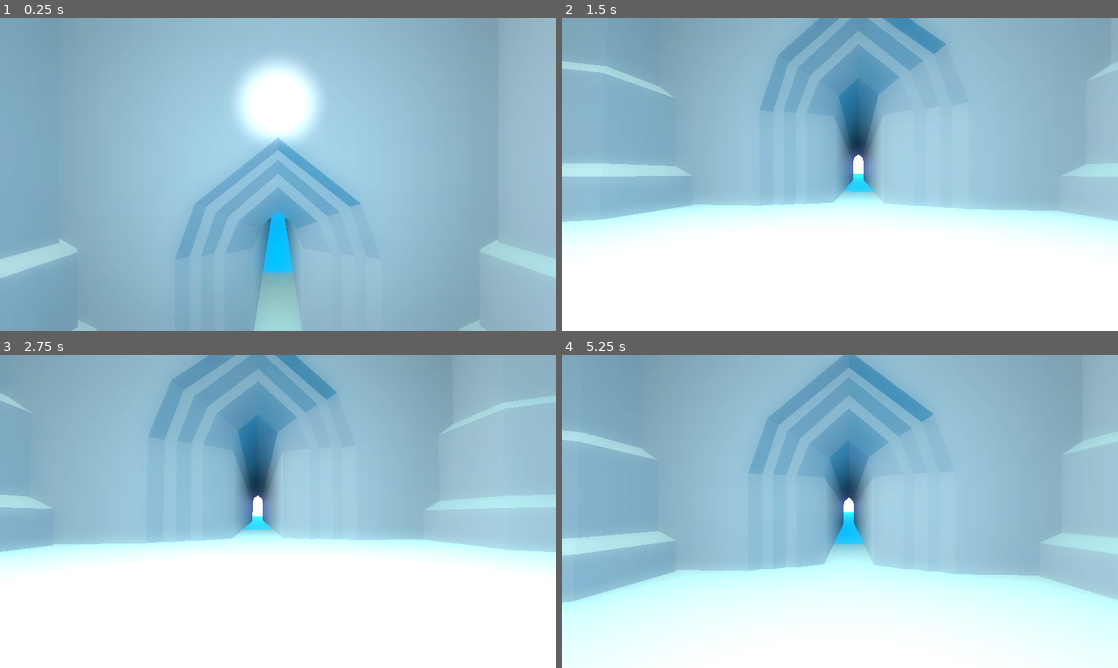
Above: before the commit, frames 1-4 (two rows, left to right).
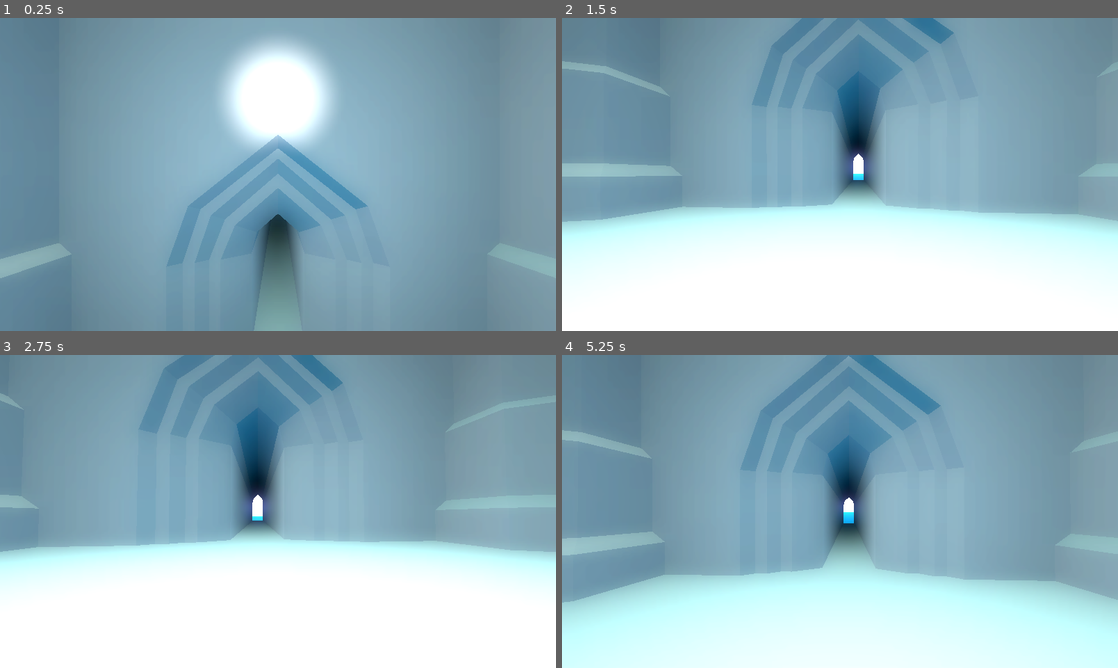
Above: after the commit, the same moments.

Repository: init-Sense/octant
Game: Godot game, scene res://scenes/level/octagon.tscn
The game is run twice, just before and just after one commit, with the same random seed, the same clock (stepped at 60 frames per second) and the same inputs. A sky picture missing from this copy of the repository is replaced by a grey-blue gradient.
Inputs (mouse positions are in pixels of both pictures, inside the frame that each line leads up to):
- Up to frame 1 (0.25 s): no input
- Up to frame 2 (1.5 s): move the mouse to (867, 174) at 0.52 s; hold Q (debug_crouch_up) from 0.53 s (still down); tap Shift (sprint) at 0.6, 1.35 s; tap Space (jump) at 0.77 s; move the mouse to (812, 174) at 1.27 s
- Up to frame 3 (2.75 s): keep holding Q (debug_crouch_up); tap Space (jump) at 1.52 s; move the mouse to (289, 505) at 2.02 s; tap Shift (sprint) at 2.1 s
- Up to frame 4 (5.25 s): keep holding Q (debug_crouch_up); move the mouse to (834, 517) at 2.77 s; tap Shift (sprint) every 0.75 s from 2.85 to 5.1 s; tap Space (jump) at 3.02, 3.77, 4.52 s; move the mouse to (878, 514) at 3.52 s; move the mouse to (795, 508) at 4.27 s; move the mouse to (845, 511) at 5.02 s

The runs differ from the first frame. In frame 1, 91% of the frame differs, in the area x 0-100%, y 0-100%; in frame 2, 67%; in frame 3, 63%; in frame 4, 86%.

Commit message:
feature: added pool

Diff:
--- a/scenes/level/hub.tscn
+++ b/scenes/level/hub.tscn
@@ -3,9 +3,9 @@
 [ext_resource type="PackedScene" uid="uid://ccwt6ib0jvshx" path="res://scenes/level/wall.tscn" id="1_mm148"]
 [ext_resource type="PackedScene" uid="uid://bey8gsrtmdss2" path="res://assets/models/hub_floor.glb" id="3_bu1ib"]
 [ext_resource type="PackedScene" uid="uid://jju1c84c67ya" path="res://scenes/level/column_inner.tscn" id="3_yuyl5"]
-[ext_resource type="PackedScene" uid="uid://d3qwaybrnw64d" path="res://assets/models/rock.glb" id="4_8p4gn"]
 [ext_resource type="PackedScene" uid="uid://c4huw1caufmkp" path="res://scenes/level/column_outer.tscn" id="4_d3pkk"]
 [ext_resource type="PackedScene" uid="uid://lels5yj7mcip" path="res://assets/models/stairs.glb" id="6_ubd5h"]
+[ext_resource type="PackedScene" uid="uid://cskl5bbc4k05v" path="res://scenes/level/pool.tscn" id="6_w0lqu"]
 
 [node name="Hub" type="Node3D"]
 
@@ -89,9 +89,9 @@
 [node name="ColumnOuter_8" parent="ColumnsOuter" instance=ExtResource("4_d3pkk")]
 transform = Transform3D(-0.707107, 0, -0.707107, 0, 1, 0, 0.707107, 0, -0.707107, 18.3848, 0, -18.3848)
 
-[node name="Rock" parent="." instance=ExtResource("4_8p4gn")]
-transform = Transform3D(1.48562, 5.54441, 0, -5.54441, 1.48562, 0, 0, 0, 5.74, -44, 4, 0)
-
 [node name="Stairs" type="Node3D" parent="."]
 
 [node name="stairs" parent="Stairs" instance=ExtResource("6_ubd5h")]
+
+[node name="Pool" parent="." instance=ExtResource("6_w0lqu")]
+transform = Transform3D(1, 0, 0, 0, 1, 0, 0, 0, 1, -108.226, -0.852103, 0)
--- a/scenes/level/octagon.tscn
+++ b/scenes/level/octagon.tscn
@@ -27,7 +27,7 @@
 glow_bloom = 0.5
 fog_enabled = true
 fog_light_color = Color(0, 0, 0, 1)
-fog_density = 0.0743
+fog_density = 0.1
 
 [node name="Octagon" type="Node3D"]
 
--- /dev/null
+++ b/scenes/level/pool.tscn
@@ -0,0 +1,14 @@
+[gd_scene load_steps=3 format=3 uid="uid://cskl5bbc4k05v"]
+
+[ext_resource type="PackedScene" uid="uid://vqtapcimp5km" path="res://assets/models/pool.glb" id="1_0ooii"]
+[ext_resource type="PackedScene" uid="uid://b77afiips05e2" path="res://assets/models/column_outer.glb" id="2_wbgnn"]
+
+[node name="Pool" type="Node3D"]
+
+[node name="Pool" parent="." instance=ExtResource("1_0ooii")]
+
+[node name="ColumnOuter_L" parent="." instance=ExtResource("2_wbgnn")]
+transform = Transform3D(1, 0, 0, 0, 1, 0, 0, 0, 1, 5.96179, 0, -3.42154)
+
+[node name="ColumnOuter_R" parent="." instance=ExtResource("2_wbgnn")]
+transform = Transform3D(1, 0, 0, 0, 1, 0, 0, 0, 1, 5.962, 0, 3.422)
--- a/scenes/level/wall.tscn
+++ b/scenes/level/wall.tscn
@@ -6,7 +6,7 @@
 [node name="Wall" type="Node3D"]
 
 [node name="Door" parent="." instance=ExtResource("1_vqal7")]
-transform = Transform3D(1, 0, 0, 0, 1, 0, 0, 0, 1, 0, 0, -42)
+transform = Transform3D(1, 0, 0, 0, 1, 0, 0, 0, 1, 0, 0, -41)
 
 [node name="ColumnWall" parent="." instance=ExtResource("2_aj648")]
 transform = Transform3D(0.994522, 0, 0.104528, 0, 1, 0, -0.104528, 0, 0.994522, 16.6404, 0, -40)
Binary file changed: assets/models/door.glb
Binary file added: assets/models/pool.glb
Not shown, added: assets/models/pool.glb.import
Binary file changed: assets/models/stairs.glb
Not shown, changed: assets/octant_3d.blend
Not shown, changed: assets/octant_3d.blend1
